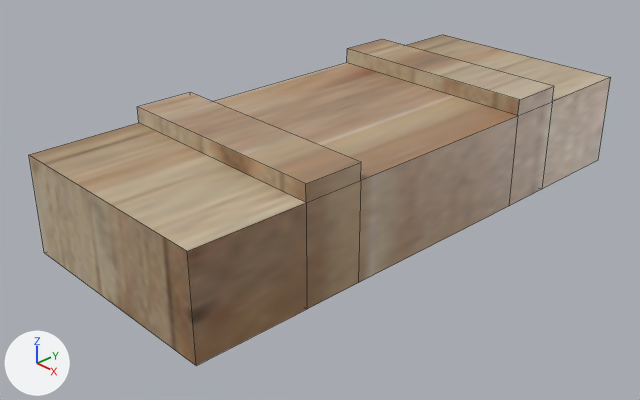
An edit to the Blender file blender/crate2.blend, drawn before and after from the same camera.
Before and after are seen from a 50 mm camera at (1.078, -1.095, 0.663) aimed at (-0.01, -0.071, -0.068). Lighting does not change. The marker at lower left points along +X, +Y and +Z. Mesh edges are drawn as thin lines.
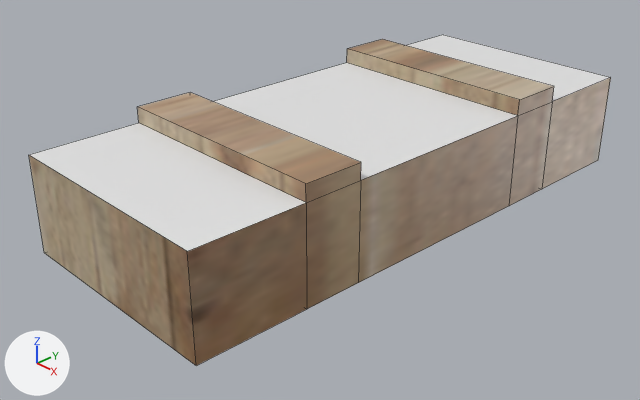
Boxes [x1, y1, x2, y2] around the edits, measured in the pictures (640 x 400 px):
part 1 of me_cube, recoloured (beige to white)
    both: [30, 35, 611, 251]

The change, as a diff of the scene's bpy script:
```diff
--- a/blender/crate2.blend.py
+++ b/blender/crate2.blend.py
@@ mat_material_001 @@
+mat_material_001 = principled_material('Material.001')
+mat_material_001.base_color = (0.8, 0.8, 0.8)  # white #e7e7e7
@@ me_cube @@
 me_cube.from_pydata(...)  # 32 vertices, 30 faces; spans x -1.0..1.0, y -1.0..1.0, z -1.33..1.0
 # used by ob_cube; location = (0.0, 0.0, 0.0); scale = (-0.22, -0.526, -0.0917)
+# me_cube part 1: all 3 faces centred in x 0.0, y -0.8..0.8, z -1.0 switch from mat_material (picture img_crate2_jpg) to mat_material_001 (white #e7e7e7)
```
